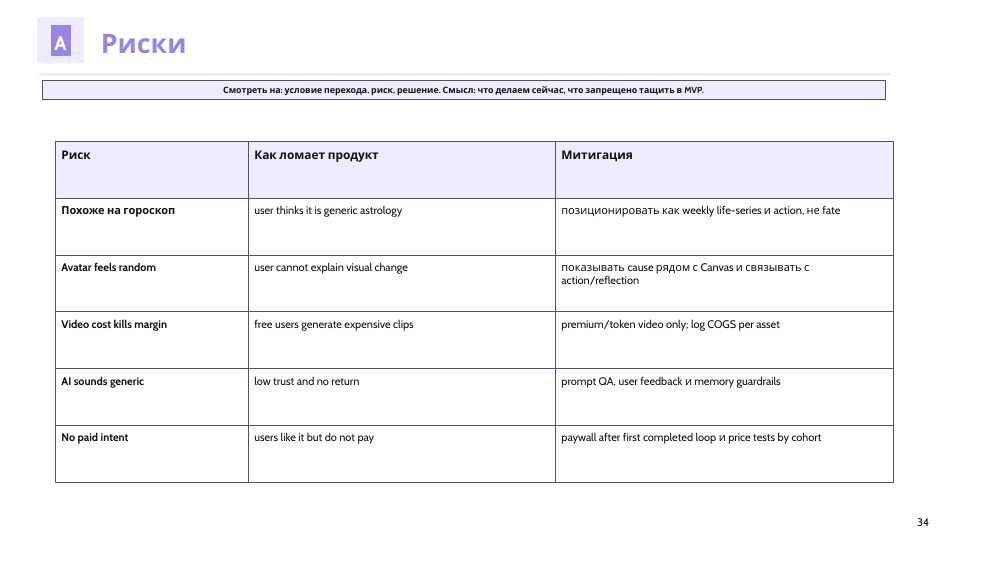
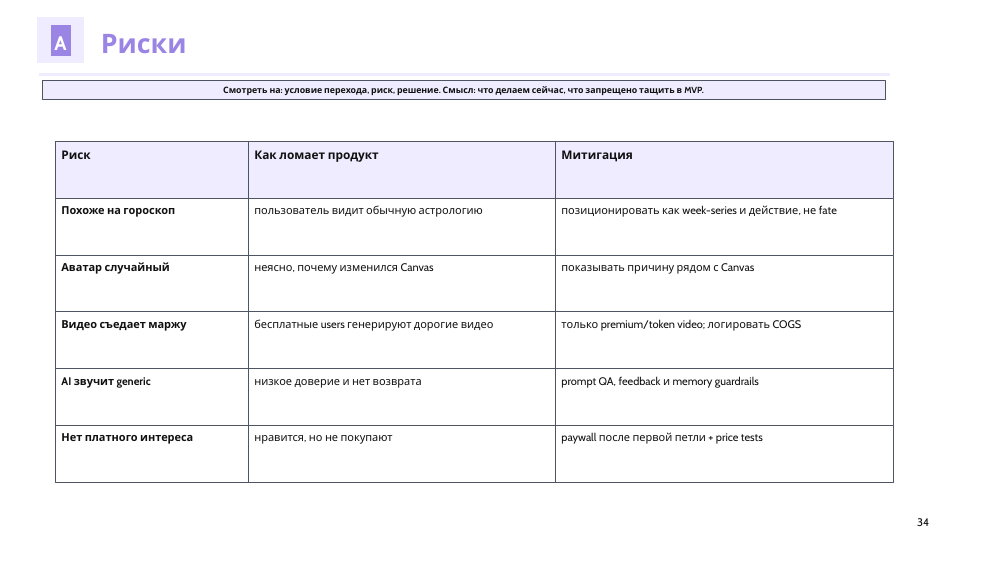
Before and after one commit to kirbudilov01/alina-research, a slide deck: slide 34 of output/pptx/AURA_TRENDVI_STYLE_DECK_V7.pptx. Drawn at 1008x567 pixels with LibreOffice and Linux fonts; fonts in the diff are those of the drawing. Boxes give left, top, right and bottom in pixels: in the first picture for what was removed or moved away, otherwise in the second. Text is boxed around its words. In the diff, an @@ line names an element or a change of style, - is before the commit and + after.

```diff
--- a/output/pptx/AURA_TRENDVI_STYLE_DECK_V7.pptx
+++ b/output/pptx/AURA_TRENDVI_STYLE_DECK_V7.pptx
@@ text at bbox=[254, 205, 483, 217]: text changed @@
-user thinks it is generic astrology
+пользователь видит обычную астрологию
@@ text at bbox=[561, 205, 837, 217]: text changed @@
-позиционировать как weekly life-series и action, не fate
+позиционировать как week-series и действие, не fate
@@ text at bbox=[61, 262, 170, 274]: text changed @@
-Avatar feels random
+Аватар случайный
@@ text at bbox=[254, 263, 434, 274]: text changed @@
-user cannot explain visual change
+неясно, почему изменился Canvas
@@ text at bbox=[561, 263, 754, 274]: text changed @@
-показывать cause рядом с Canvas и связывать с action/reflection
+показывать причину рядом с Canvas
@@ text at bbox=[61, 320, 186, 331]: text changed @@
-Video cost kills margin
+Видео съедает маржу
@@ text at bbox=[254, 319, 494, 331]: text changed @@
-free users generate expensive clips
+бесплатные users генерируют дорогие видео
@@ text at bbox=[561, 319, 802, 331]: text changed @@
-premium/token video only; log COGS per asset
+только premium/token video; логировать COGS
@@ text at bbox=[61, 377, 151, 388]: text changed @@
-AI sounds generic
+AI звучит generic
@@ text at bbox=[254, 379, 422, 388]: text changed @@
-low trust and no return
+низкое доверие и нет возврата
@@ text at bbox=[561, 376, 759, 387]: text changed @@
-prompt QA, user feedback и memory guardrails
+prompt QA, feedback и memory guardrails
@@ text at bbox=[61, 433, 193, 444]: text changed @@
-No paid intent
+Нет платного интереса
@@ text at bbox=[254, 435, 393, 444]: text changed @@
-users like it but do not pay
+нравится, но не покупают
@@ text at bbox=[561, 432, 763, 444]: text changed @@
-paywall after first completed loop и price tests by cohort
+paywall после первой петли + price tests
```
Also in this commit, not shown: 6 other slides changed, 11 other files.
